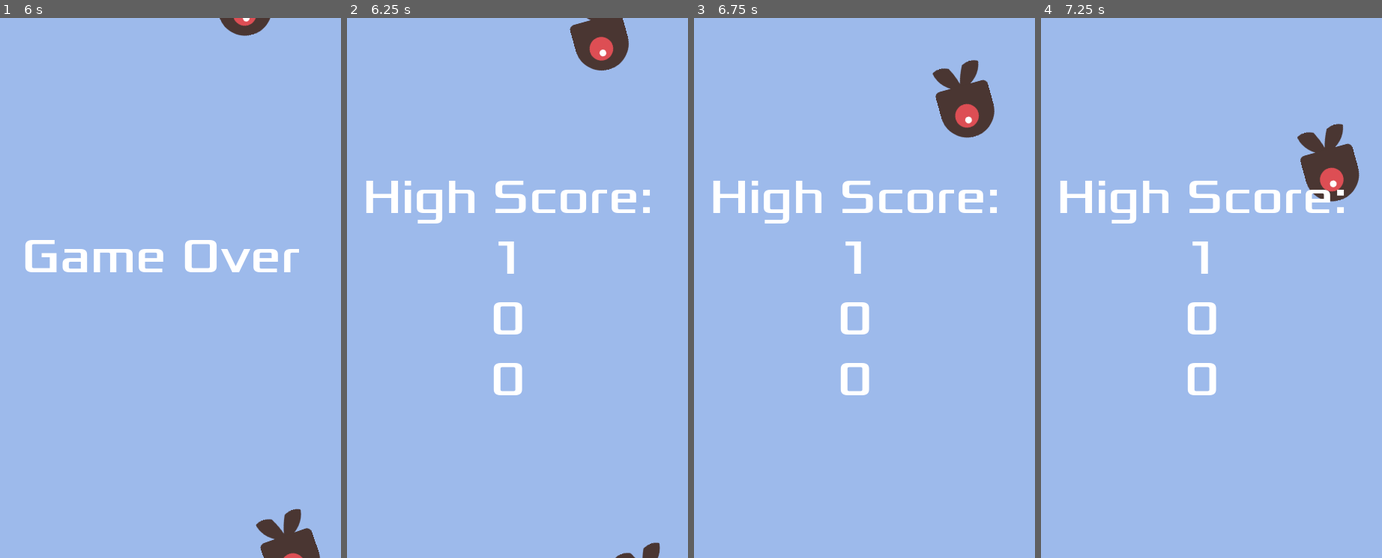
Above: before the commit, frames 1-4 (left to right).
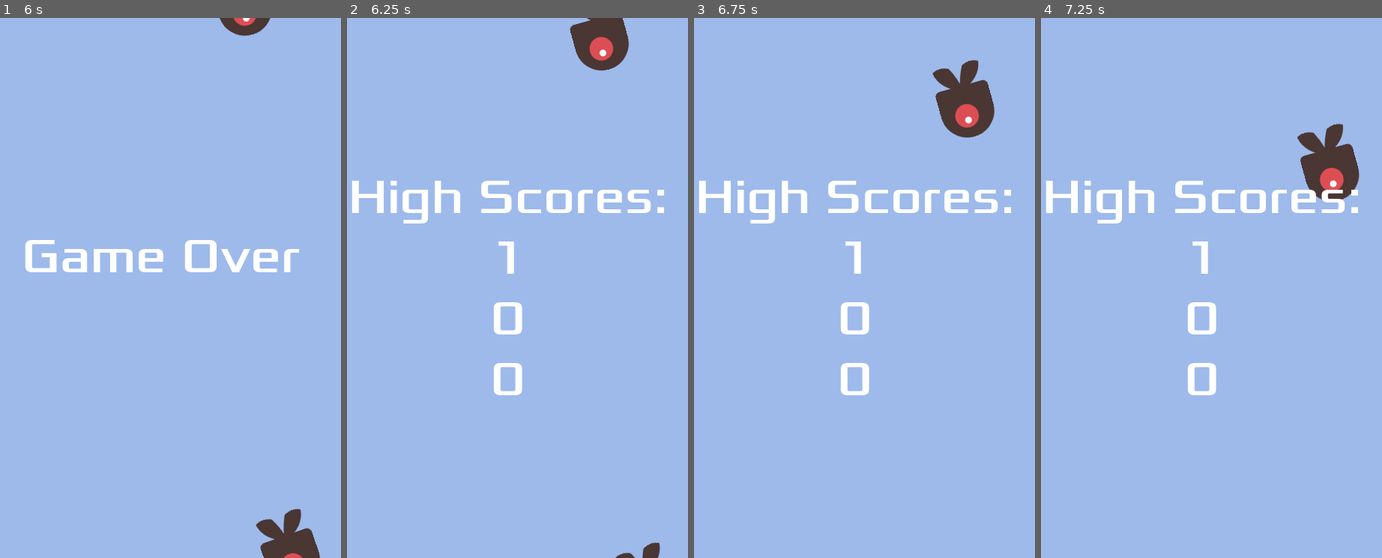
Above: after the commit, the same moments.

Repository: I-Greenleaf/Dodge-The-Creeps
Game: Godot game, scene res://Main.tscn
Same seed, same stepped clock (60 frames per second), same inputs: the game is played once before the commit and once after it.
Inputs:
- Up to frame 1 (6 s): click "Start" at 0.5 s; tap Enter (start_game) at 1.25, 1.35, 2.1, 2.85, 3.6, 4.35, 5.1, 5.85 s; hold Right (move_right) 1.28-2.03 s; hold Down (move_down) 2.03-2.78 s; hold Right (move_right) 2.78-3.53 s; hold Up (move_up) 3.53-4.28 s; hold Left (move_left) 4.28-5.78 s; hold Down (move_down) from 5.78 s (still down)
- Up to frame 2 (6.25 s): keep holding Down (move_down)
- Up to frame 3 (6.75 s): release Down (move_down) at 6.53 s; hold Right (move_right) from 6.53 s (still down); tap Enter (start_game) at 6.6 s
- Up to frame 4 (7.25 s): keep holding Right (move_right)

Frame 1 is identical in both runs. In frame 2, 2.2% of the frame differs, in the area x 1-93%, y 30-39%; in frame 3, 2.2%; in frame 4, 2.2%.

Commit message:
Changed "High Score:" to "High Scores:"

Diff:
--- a/HUD.gd
+++ b/HUD.gd
@@ -14,7 +14,8 @@
 	# Waits until MessageTImer counts to 0
 	await $MessageTimer.timeout
 
-	show_message(str("High Score:\n", scores[-1], "\n", scores[-2], "\n", scores[-3]))
+	# Displays high scores in current session
+	show_message(str("High Scores:\n", scores[-1], "\n", scores[-2], "\n", scores[-3]))
 
 	await $MessageTimer.timeout
 
